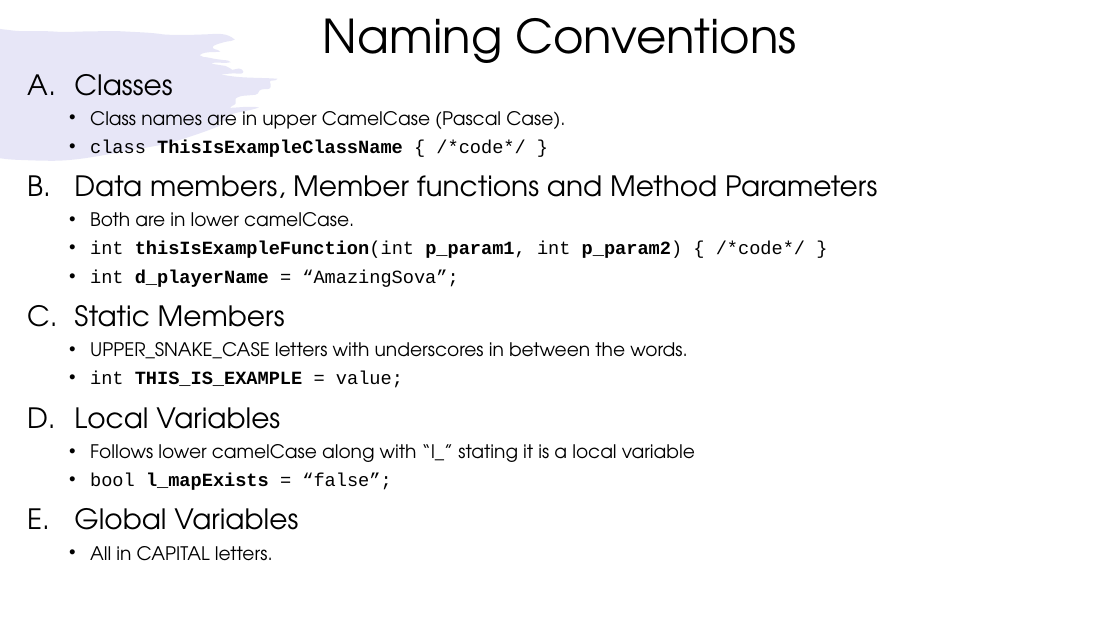
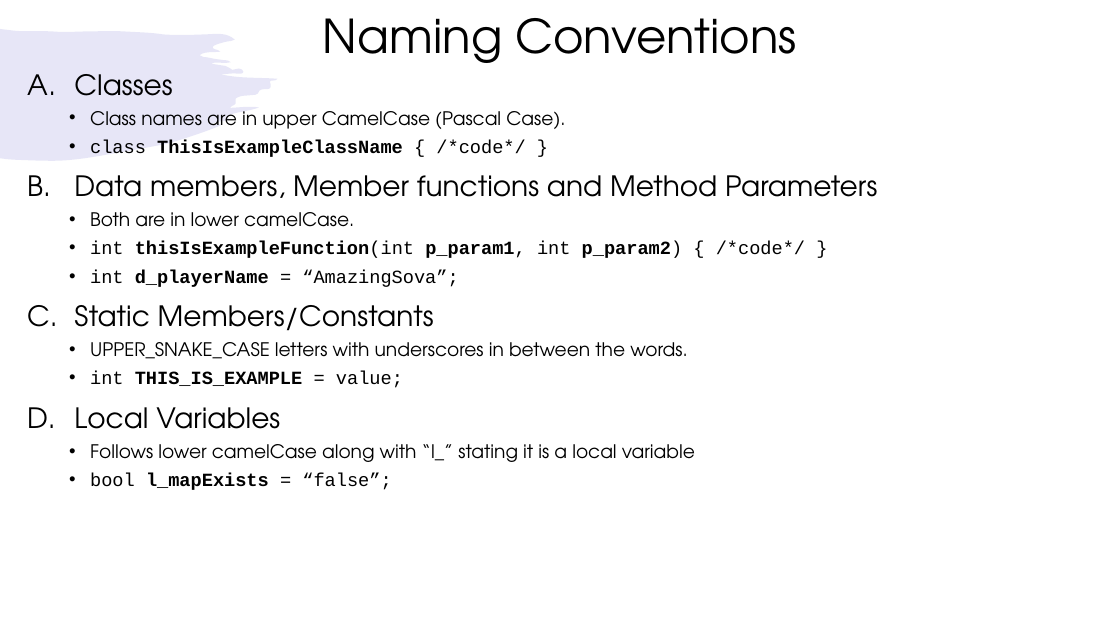
Before and after one commit to pulkitkkr/SOEN-6441-Adv-Programming-Warzone-Game, a slide deck: slide 5 of documentation/Build #1 - Coding Conventions.pptx. Drawn at 1120x630 pixels with LibreOffice and Linux fonts; fonts in the diff are those of the drawing. Boxes give left, top, right and bottom in pixels: in the first picture for what was removed or moved away, otherwise in the second. Text is boxed around its words. In the diff, an @@ line names an element or a change of style, - is before the commit and + after.

```diff
--- a/documentation/Build #1 - Coding Conventions.pptx
+++ b/documentation/Build #1 - Coding Conventions.pptx
@@ text at box(74, 305, 434, 331): text changed @@
-C. Static Members
+C. Static Members/Constants
@@ text at box(74, 508, 298, 561): paragraphs removed @@
-E. Global Variables
-  • All in CAPITAL letters.
```
Also in this commit, not shown: 1 other slide changed, 1 slide added, 2 other files.
